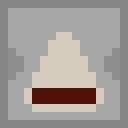
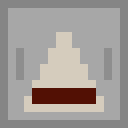
Before/after of a 128 x 128 layered artwork. What changed in the layer stack:
painted on "sides" over (8, 48, 120, 80)
painted on "triangle" over (24, 40, 104, 112)
